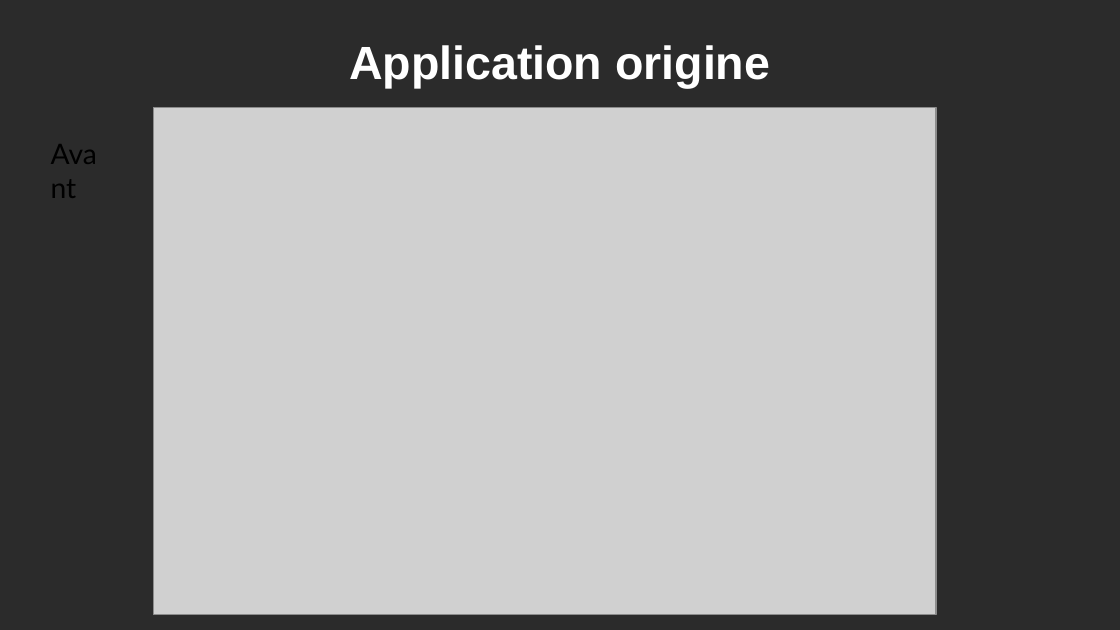
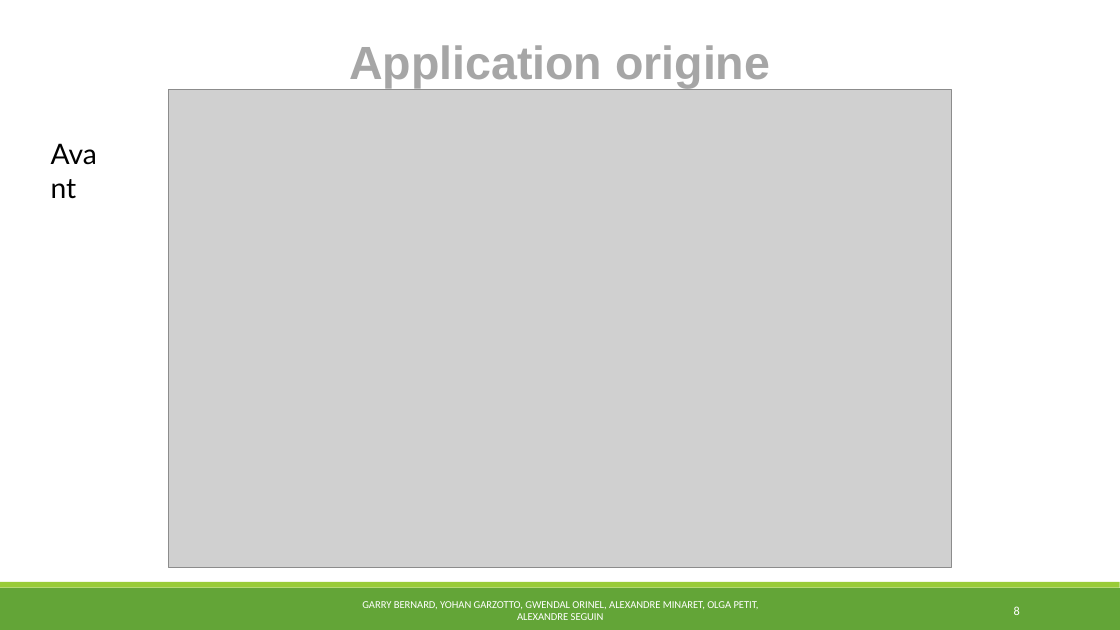
Before and after one commit to MSIR2018/Supervision-Cacti, a slide deck: slide 8 of Powerpoint.pptx. Drawn at 1120x630 pixels with LibreOffice and Linux fonts; fonts in the diff are those of the drawing; grey boxes stand for pictures; background and template pictures are left out; a plain dark background stands for a picture behind light text. Boxes give left, top, right and bottom in pixels: in the first picture for what was removed or moved away, otherwise in the second. Text is boxed around its words. In the diff, an @@ line names an element or a change of style, - is before the commit and + after.

```diff
--- a/Powerpoint.pptx
+++ b/Powerpoint.pptx
@@ background picture (left out) to #FFFFFF @@
@@ text "Application origine" at box(349, 45, 770, 88): text colour #FFFFFF to #A6A6A6 @@
@@ picture: place and size @@
-picture at box(153, 108, 936, 615)
+picture at box(169, 89, 951, 568)
@@ rectangle added at box(0, 588, 1120, 630), fill #63A537 @@
@@ rectangle added at box(0, 582, 1120, 588), fill #99CB38 @@
@@ text added at box(362, 601, 759, 620), 7.4 pt, text #FFFFFF @@
+GARRY BERNARD, YOHAN GARZOTTO, GWENDAL ORINEL, ALEXANDRE MINARET, OLGA PETIT, ALEXANDRE SEGUIN
@@ page number added at box(1014, 606, 1020, 615), 8.7 pt, text #FFFFFF @@
+8
```
Also in this commit, not shown: 11 other slides changed, 1 slide added, 1 slide removed.
